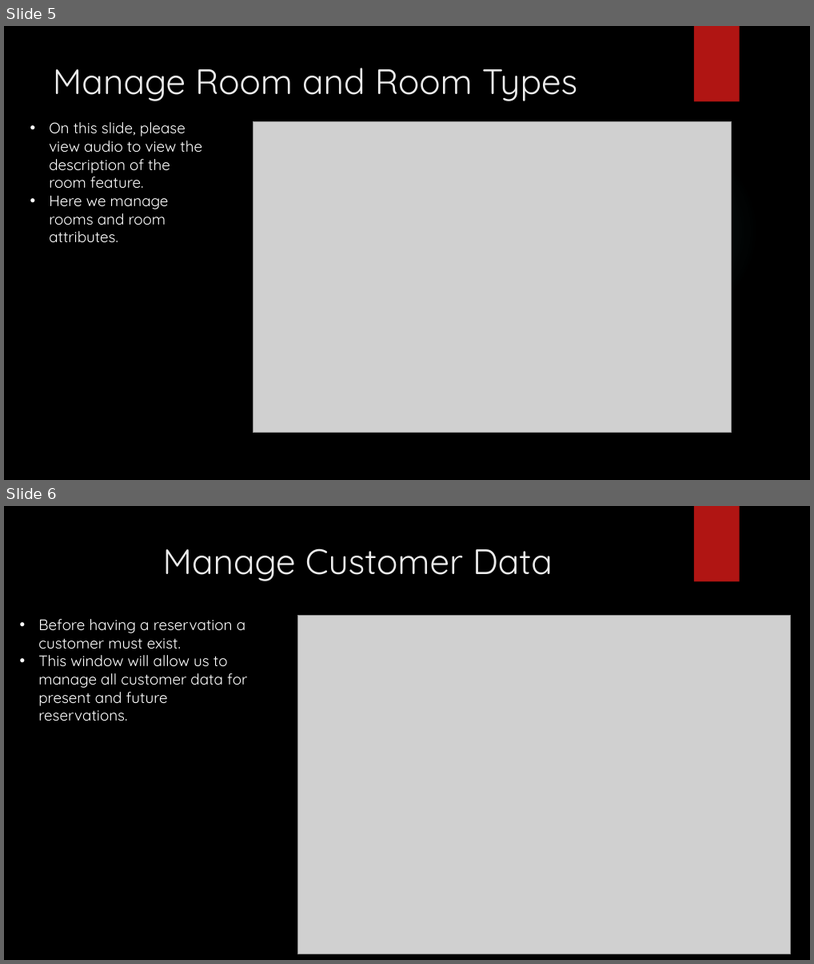
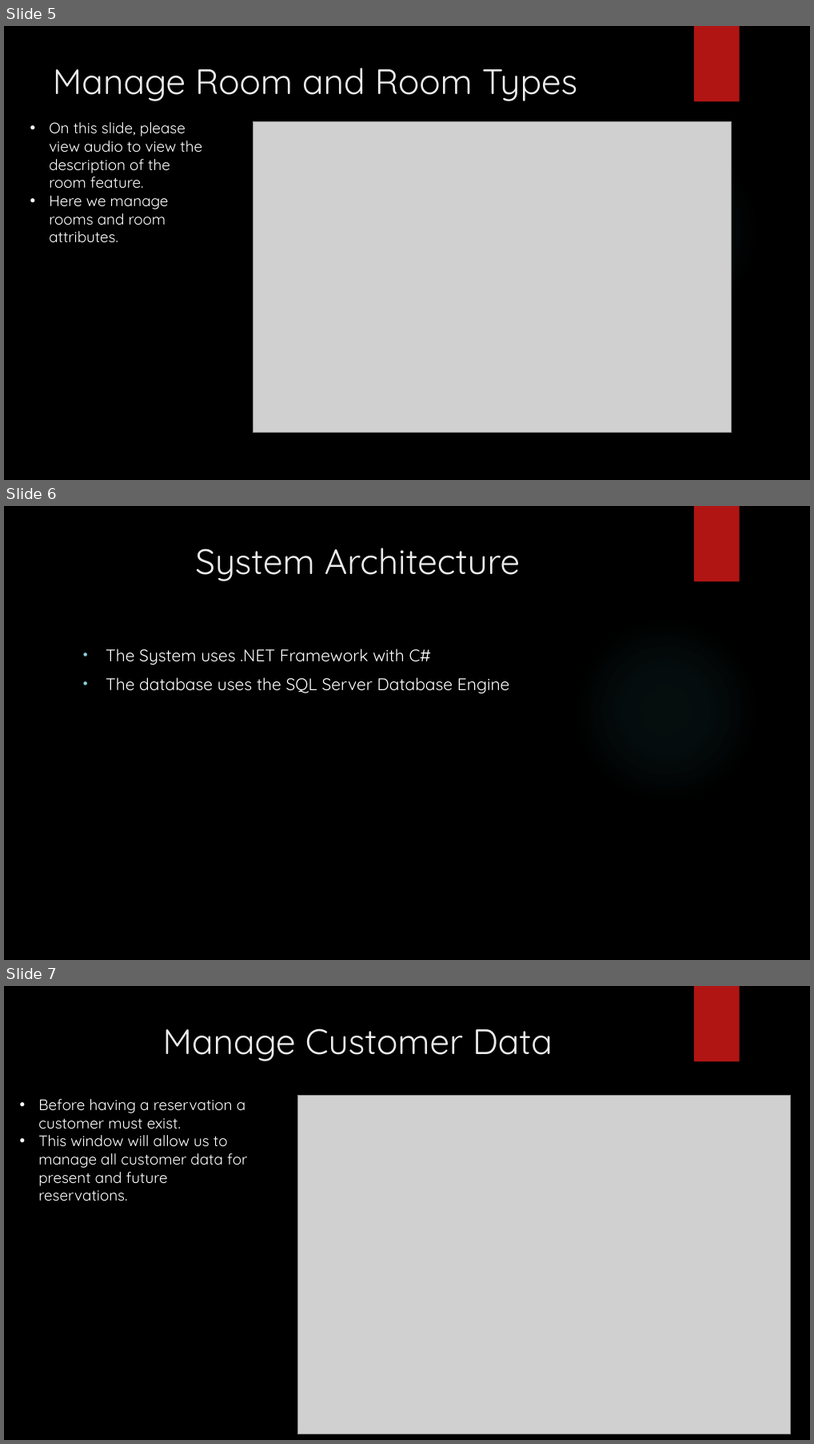
Before and after one commit to sstepter/HotelTango, a slide deck: 5_Documentation/Project Presentation.pptx. Shown one above the other, each under a label of ours: slides 5 and 6 before the commit, slides 5, 6 and 7 after it. The pictures are 814x964 and 814x1444 pixels, drawn with LibreOffice and Linux fonts; fonts in the diff are those of the drawing; grey boxes stand for pictures; background and template pictures are left out. Boxes give left, top, right and bottom in pixels: in the first picture for what was removed or moved away, otherwise in the second. Text is boxed around its words. In the diff, an @@ line names an element or a change of style, - is before the commit and + after.

```diff
--- a/5_Documentation/Project Presentation.pptx
+++ b/5_Documentation/Project Presentation.pptx
@@ slide 6 added at <box>4,506,810,960</box>, background picture (left out); not listed: 2 template elements that a slide beside it also shows @@
@@ title added at <box>195,548,520,581</box>, 42 pt, text #EBEBEB @@
+System Architecture
@@ text added at <box>106,648,510,694</box>, 20 pt, text #FFFFFF @@
+• The System uses .NET Framework with C#
+• The database uses the SQL Server Database Engine
@@ what was slide 6 is now slide 7 @@
```
Also in this commit, not shown: 1 slide changed.
